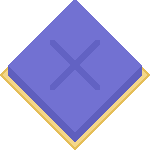
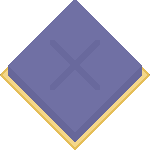
Layered file, before and after one edit (150x150). Changes by layer:
showed "papel #4", painted on it over [0,0,150,142]
